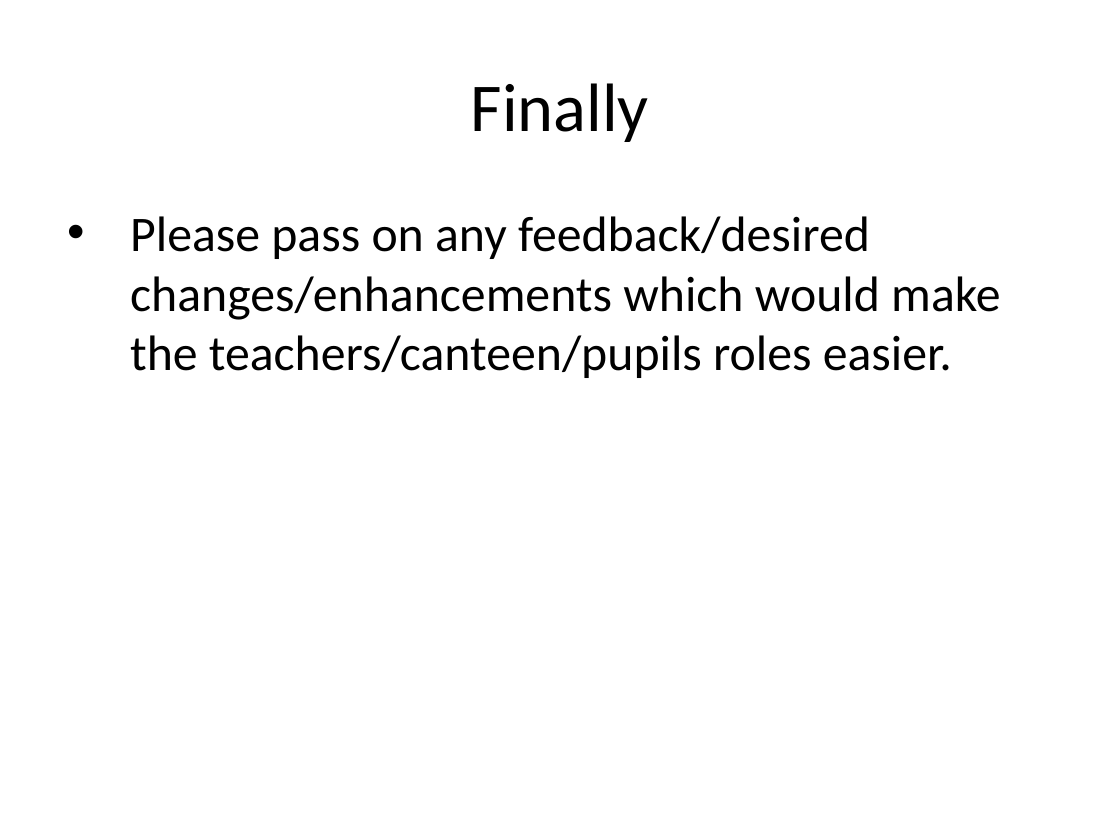
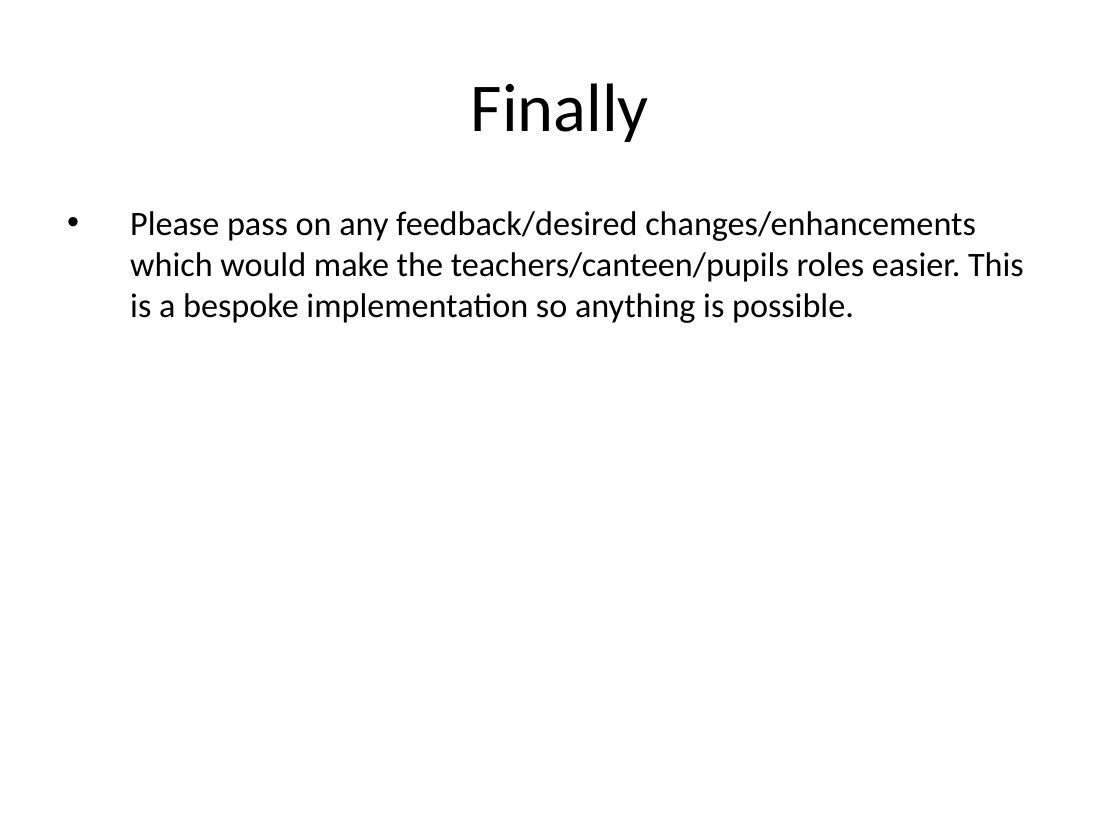
Before and after one commit to asfcarter/dinner_choices, a slide deck: slide 28 of Admin/User guides/Admin_info.pptx (slide 8 before the commit). Drawn at 1120x840 pixels with LibreOffice and Linux fonts; fonts in the diff are those of the drawing. Boxes give left, top, right and bottom in pixels: in the first picture for what was removed or moved away, otherwise in the second. Text is boxed around its words. In the diff, an @@ line names an element or a change of style, - is before the commit and + after.

```diff
--- a/Admin/User guides/Admin_info.pptx
+++ b/Admin/User guides/Admin_info.pptx
@@ text at bbox=[130, 211, 1024, 323]: text changed; size 32 to 22 pt @@
-• Please pass on any feedback/desired changes/enhancements which would make the teachers/canteen/pupils roles easier.
+• Please pass on any feedback/desired changes/enhancements which would make the teachers/canteen/pupils roles easier. This is a bespoke implementation so anything is possible.
```
Also in this commit, not shown: 7 other slides changed, 21 slides added, 1 slide removed, 19 other files.
